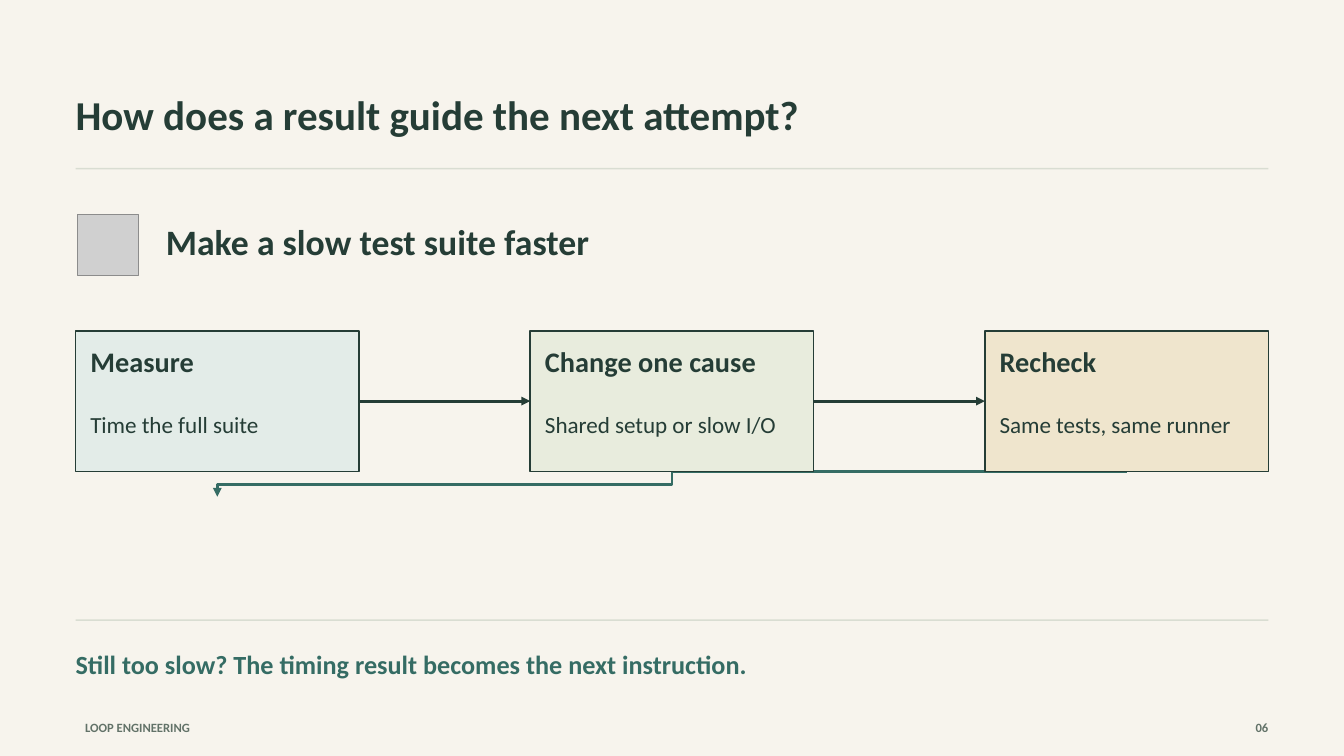
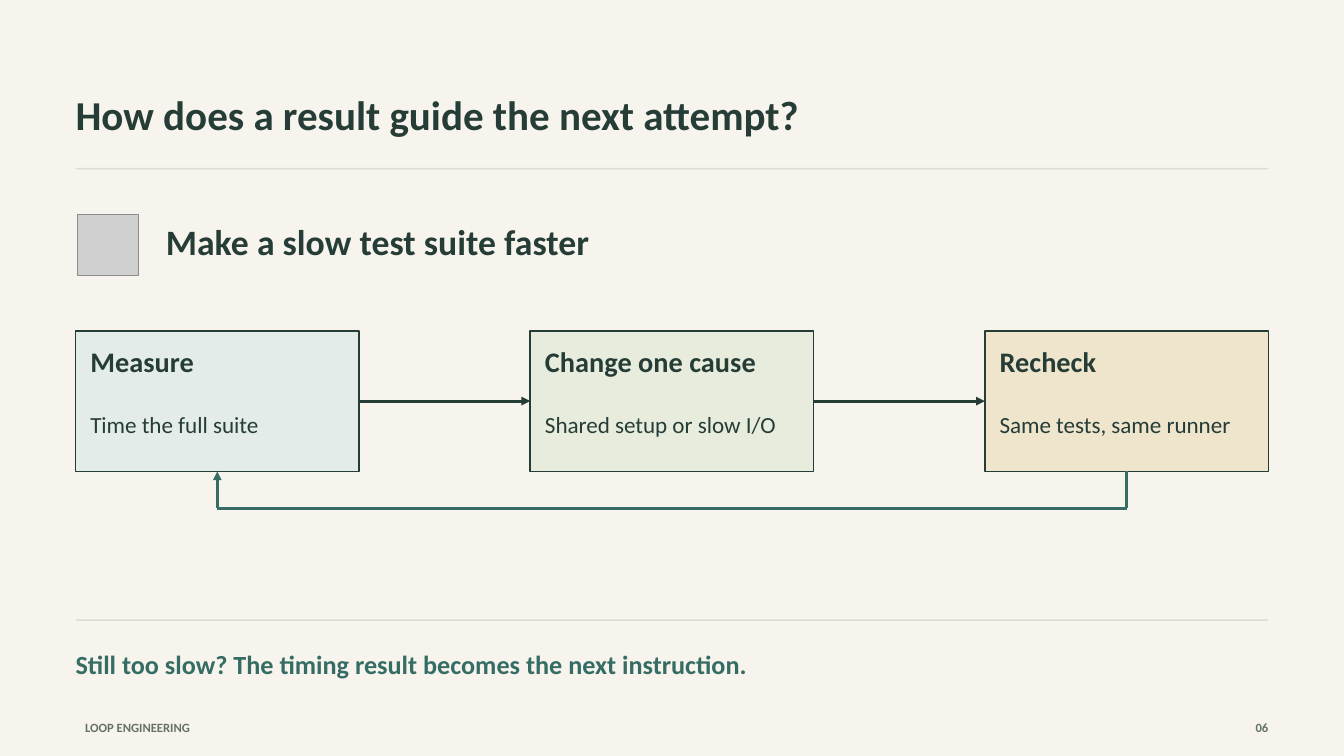
Before and after one commit to dswh/relaydesk, a slide deck: slide 6 of docs/workshop/current/Loop_Engineering_Workshop_Deck.pptx. Drawn at 1344x756 pixels with LibreOffice and Linux fonts; fonts in the diff are those of the drawing; grey boxes stand for pictures. Boxes give left, top, right and bottom in pixels: in the first picture for what was removed or moved away, otherwise in the second. Text is boxed around its words. In the diff, an @@ line names an element or a change of style, - is before the commit and + after.

```diff
--- a/docs/workshop/current/Loop_Engineering_Workshop_Deck.pptx
+++ b/docs/workshop/current/Loop_Engineering_Workshop_Deck.pptx
@@ arrow added from (218, 508) to (218, 472), #356C64 2.1 pt @@
@@ line added from (1127, 472) to (1127, 508), #356C64 2.1 pt @@
@@ elbow arrow moved from (1127, 472) - (218, 497) to (1127, 508) - (218, 508) @@
@@ elbow arrow (1127, 508) - (218, 508): elbow arrow to line @@
```
Also in this commit, not shown: 3 other slides changed, 14 other files.
